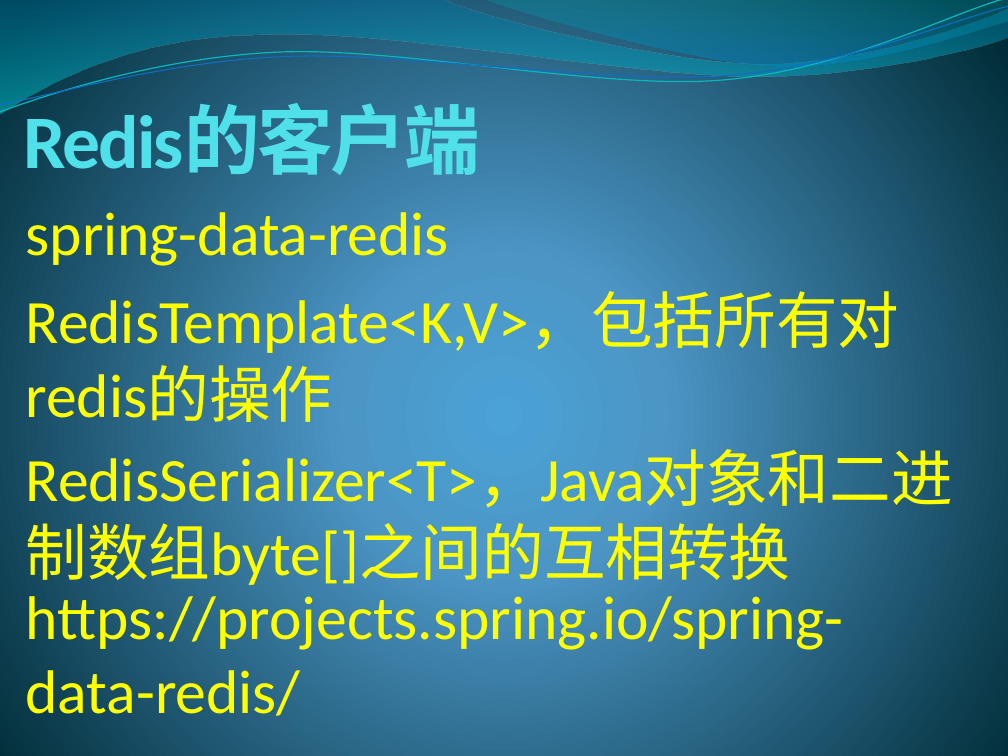
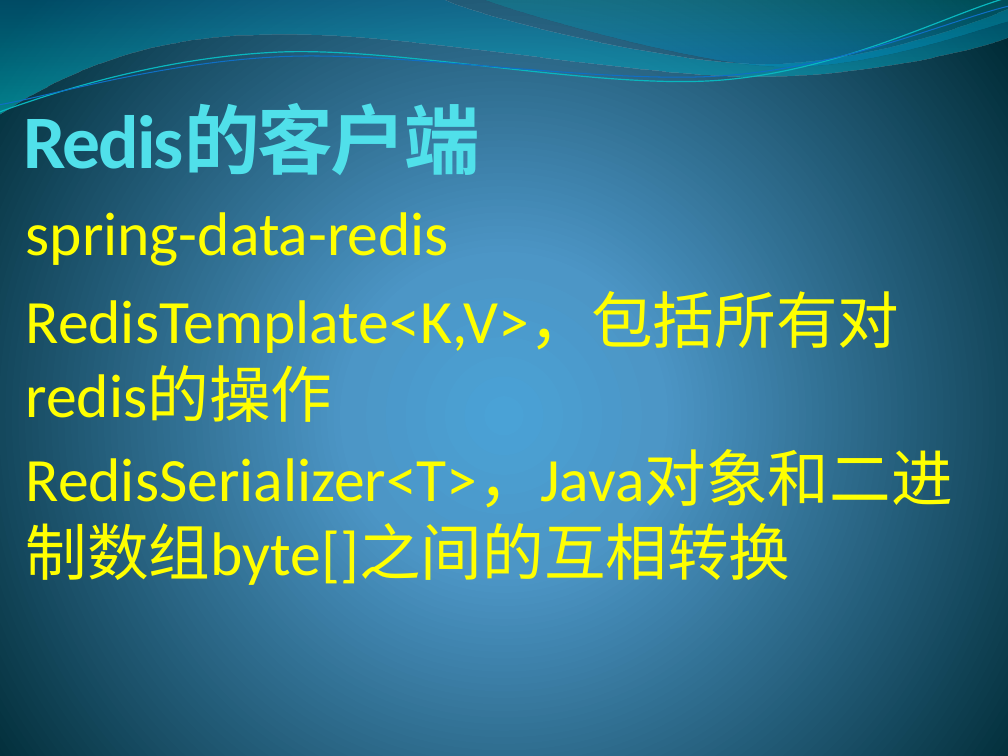
Before and after one commit to lixinjie1985/redis, a slide deck: slide 49 of docs/redis-01.pptx (slide 45 before the commit). Drawn at 1008x756 pixels with LibreOffice and Linux fonts; fonts in the diff are those of the drawing. Boxes give left, top, right and bottom in pixels: in the first picture for what was removed or moved away, otherwise in the second. Text is boxed around its words. In the diff, an @@ line names an element or a change of style, - is before the commit and + after.

Commit message:
update

```diff
--- a/docs/redis-01.pptx
+++ b/docs/redis-01.pptx
@@ text removed at bbox=[26, 588, 844, 716] @@
-https://projects.spring.io/spring-data-redis/
```
Also in this commit, not shown: 6 slides added.
